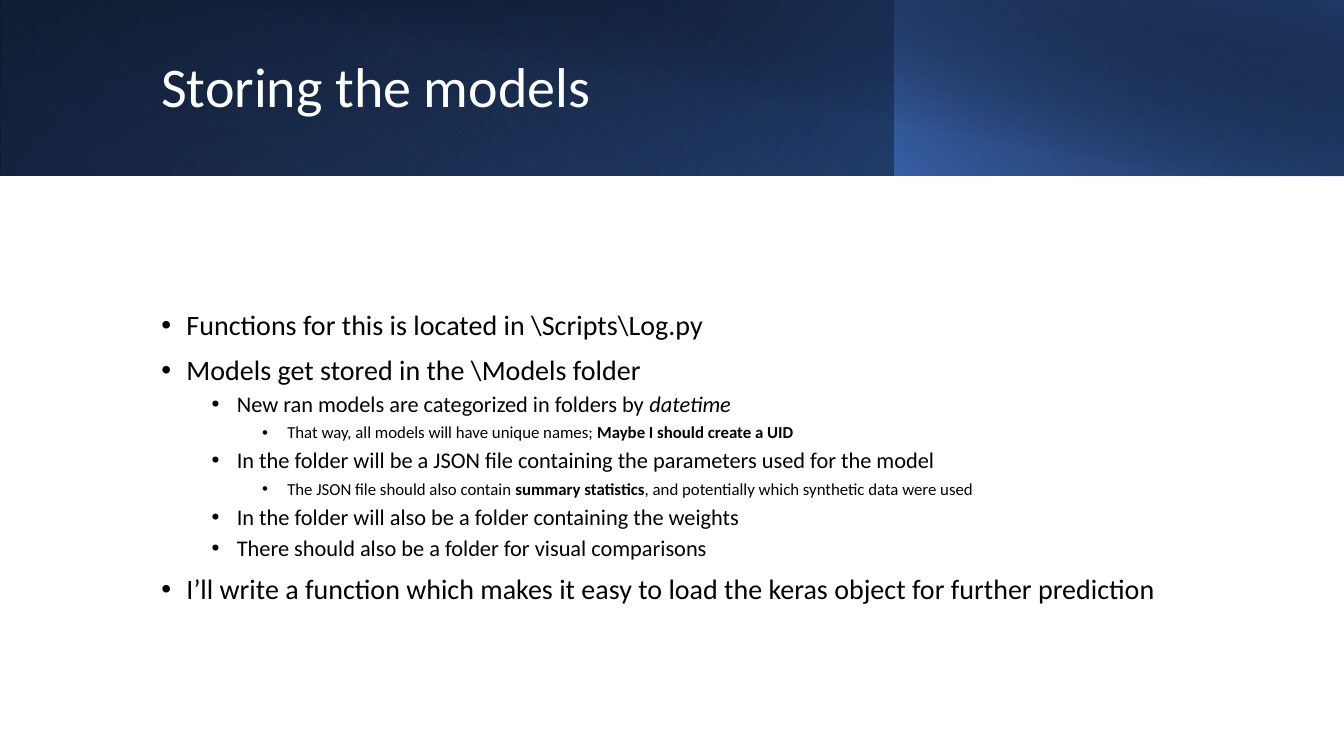
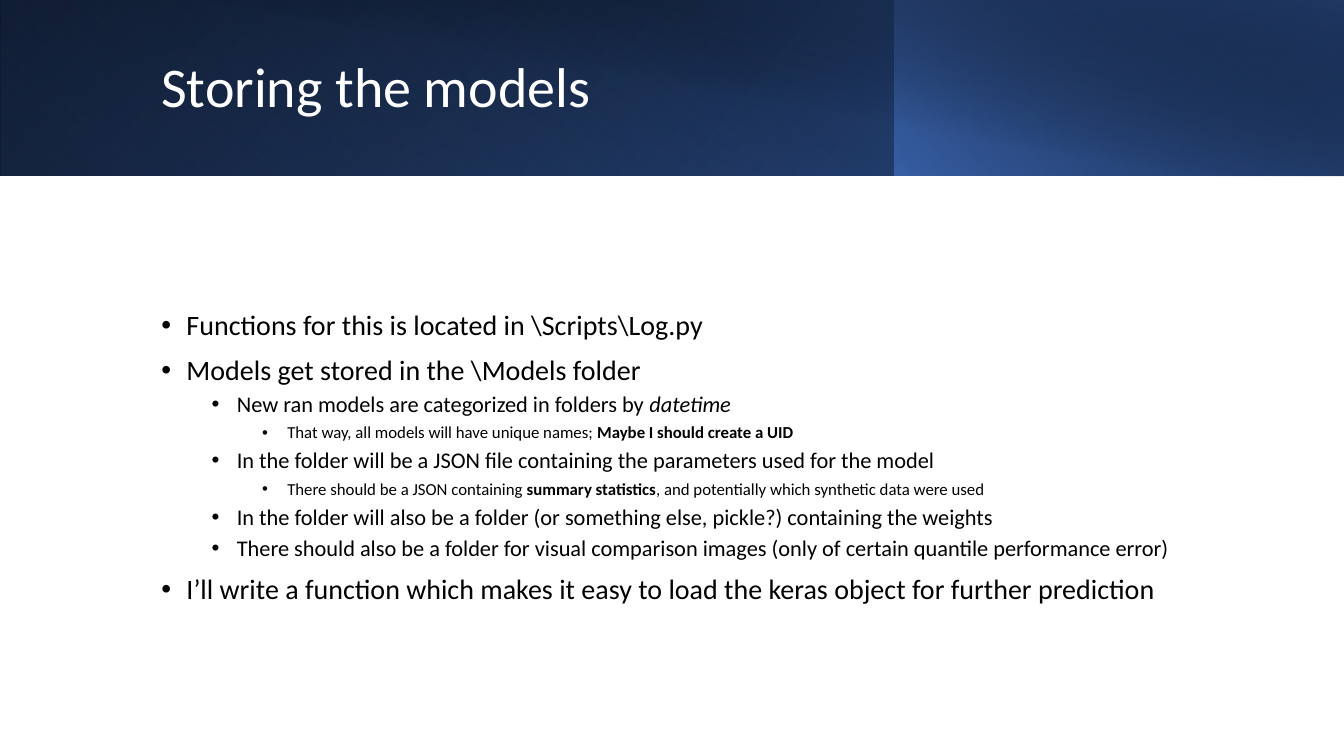
Before and after one commit to sjurmsc/MSC2023, a slide deck: slide 11 of Meeting Presentations/15.09.2022_ML Meeting.pptx. Drawn at 1344x756 pixels with LibreOffice and Linux fonts; fonts in the diff are those of the drawing. Boxes give left, top, right and bottom in pixels: in the first picture for what was removed or moved away, otherwise in the second. Text is boxed around its words. In the diff, an @@ line names an element or a change of style, - is before the commit and + after.

```diff
--- a/Meeting Presentations/15.09.2022_ML Meeting.pptx
+++ b/Meeting Presentations/15.09.2022_ML Meeting.pptx
@@ text at (x1=237, y1=483, x2=1169, y2=560): text changed @@
-    • The JSON file should also contain summary statistics, and potentially which synthetic data were used
-  • In the folder will also be a folder containing the weights
-  • There should also be a folder for visual comparisons
+    • There should be a JSON containing summary statistics, and potentially which synthetic data were used
+  • In the folder will also be a folder (or something else, pickle?) containing the weights
+  • There should also be a folder for visual comparison images (only of certain quantile performance error)
```
Also in this commit, not shown: 9 other slides changed, 1 other file.
